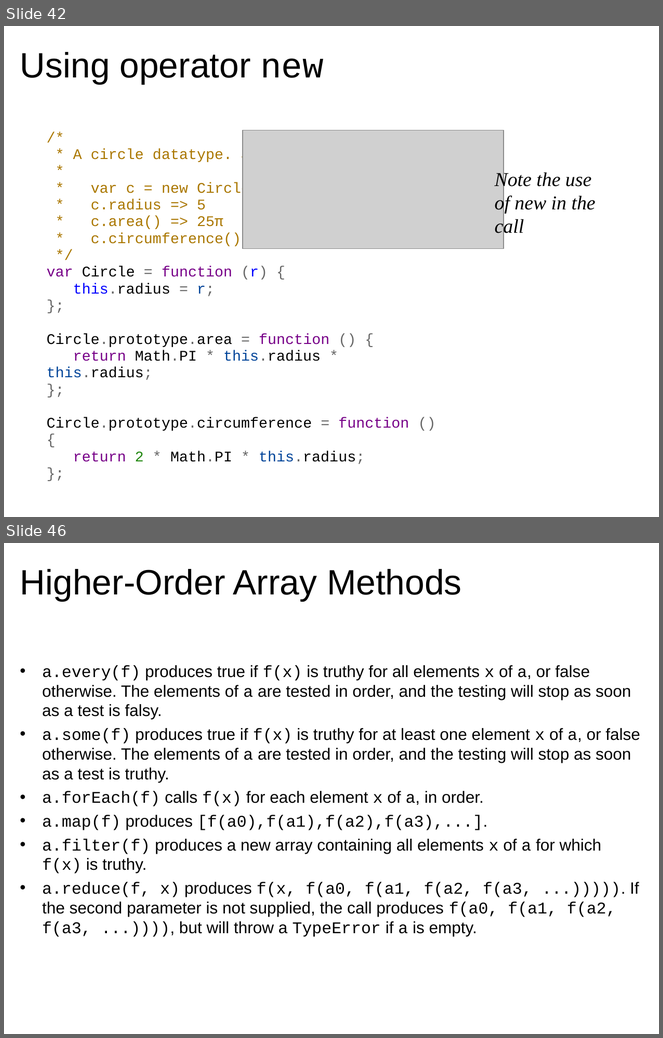
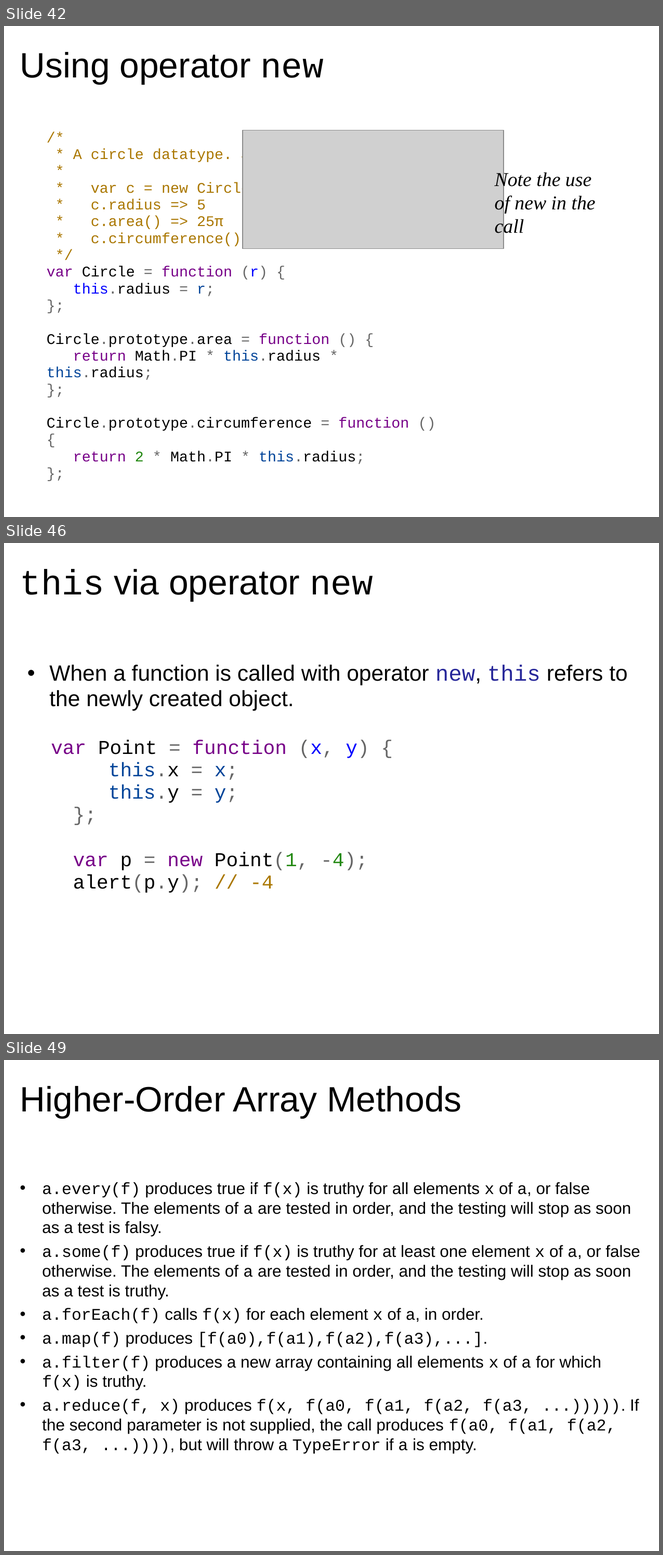
Before and after one commit to dondi/javascript-book, a slide deck: presentations/Chapter_5_Presentation.ppt. Shown one above the other, each under a label of ours: slides 42 and 46 before the commit, slides 42, 46 and 49 after it; the slides between them are not shown. The pictures are 663x1038 and 663x1555 pixels, drawn with LibreOffice and Linux fonts; fonts in the diff are those of the drawing; grey boxes stand for pictures; background and template pictures are left out. Boxes give left, top, right and bottom in pixels: in the first picture for what was removed or moved away, otherwise in the second. Text is boxed around its words. In the diff, an @@ line names an element or a change of style, - is before the commit and + after.

```diff
--- a/presentations/Chapter_5_Presentation.ppt
+++ b/presentations/Chapter_5_Presentation.ppt
@@ slide 46 added at (4,543,659,1034), background picture (left out) @@
@@ title added at (20,569,373,601), 43 pt, text #000000 @@
+this via operator new
@@ text added at (49,665,627,893), 24 pt, text #000000 @@
+  • When a function is called with operator new, this refers to the newly created object.
+  var Point = function (x, y) {
+  this.x = x;
+  this.y = y;
+  };
+  var p = new Point(1, -4);
+  alert(p.y); // -4
@@ what was slide 46 is now slide 49 @@
```
Also in this commit, not shown: 2 slides changed, 4 other slides added, 2 slides removed.
